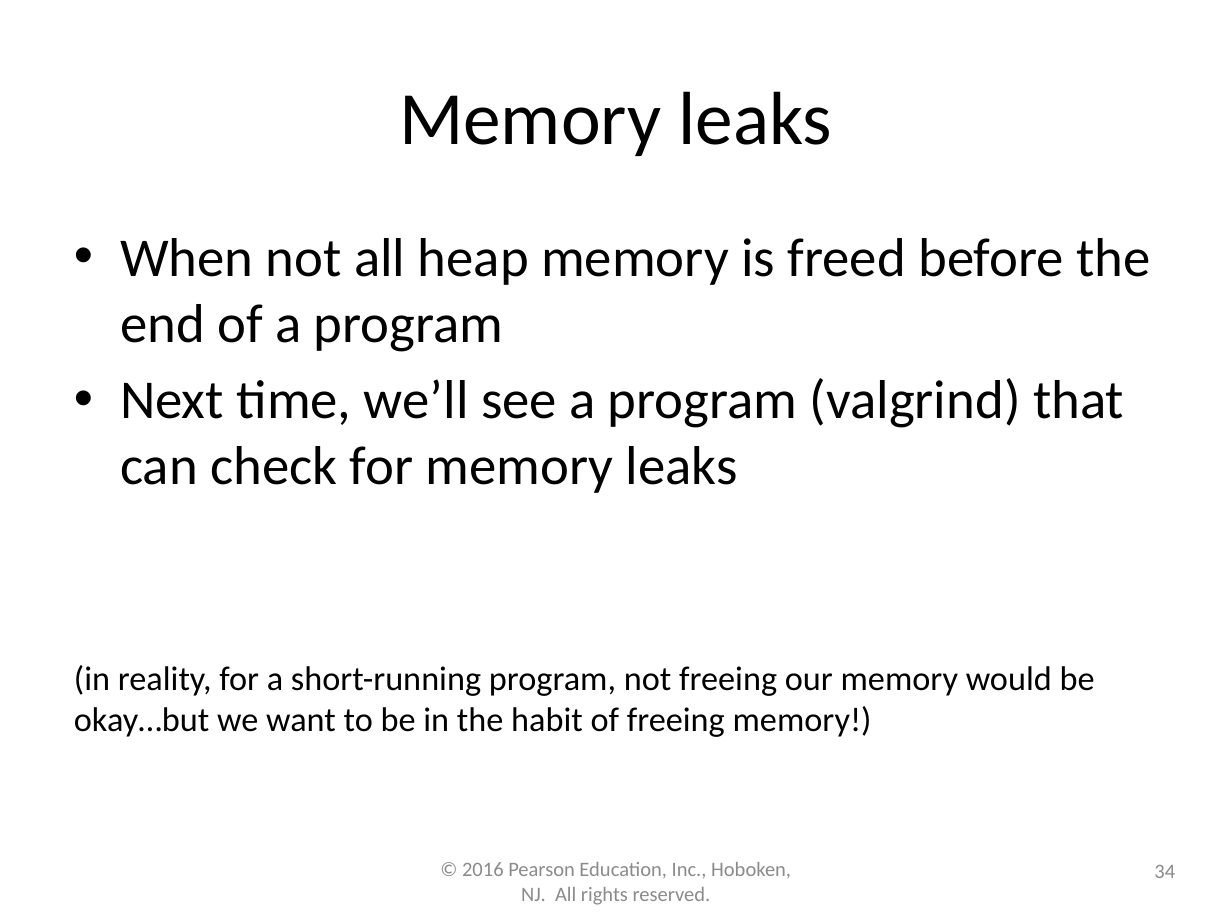
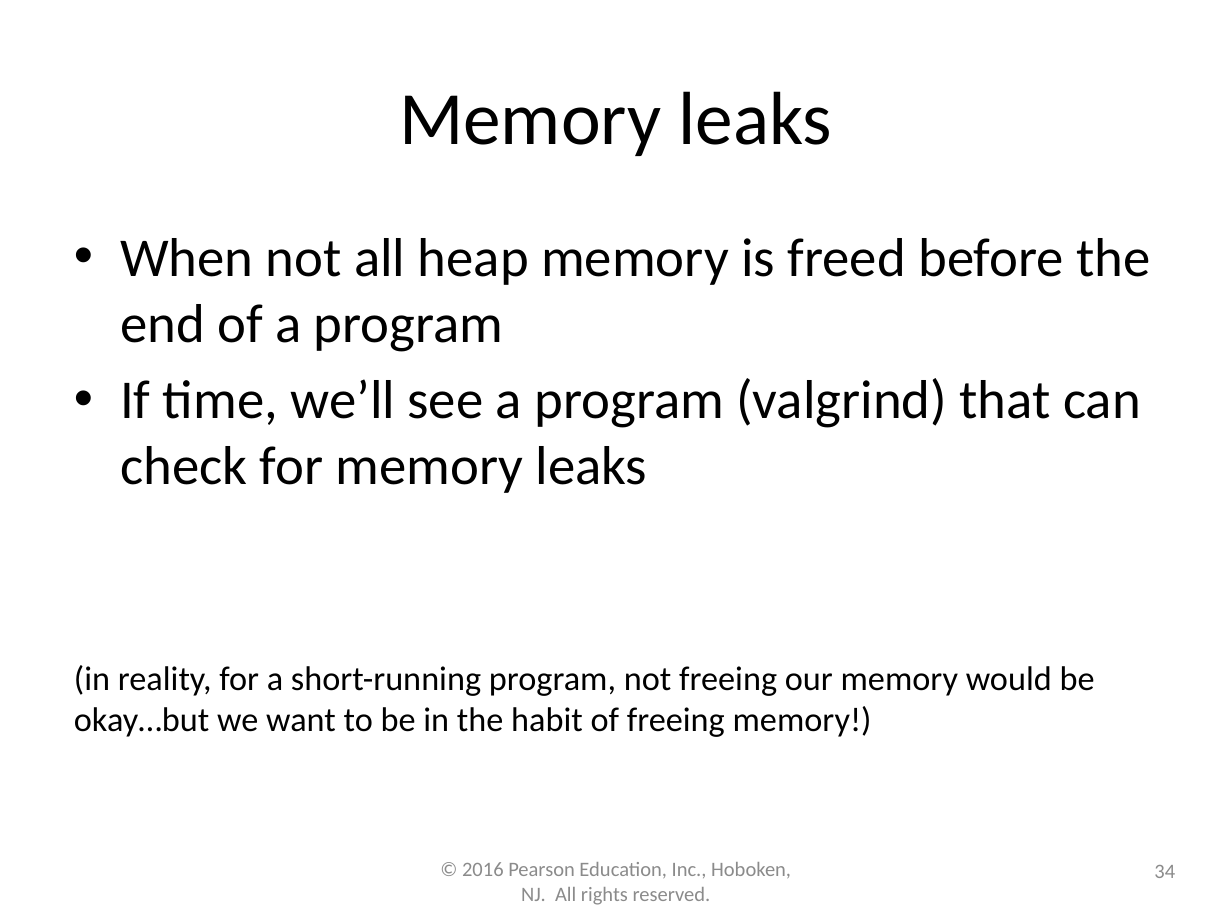
Before and after one commit to lgw2/lgw2.github.io, a slide deck: slide 34 of _teaching/csci112-fall-2023/lectures/ppts/Chapter13.pptx. Drawn at 1232x924 pixels with LibreOffice and Linux fonts; fonts in the diff are those of the drawing. Boxes give left, top, right and bottom in pixels: in the first picture for what was removed or moved away, otherwise in the second. Text is boxed around its words. In the diff, an @@ line names an element or a change of style, - is before the commit and + after.

```diff
--- a/_teaching/csci112-fall-2023/lectures/ppts/Chapter13.pptx
+++ b/_teaching/csci112-fall-2023/lectures/ppts/Chapter13.pptx
@@ text at box(120, 378, 1141, 493): text changed @@
-• Next time, we’ll see a program (valgrind) that can check for memory leaks
+• If time, we’ll see a program (valgrind) that can check for memory leaks
```
Also in this commit, not shown: 2 other slides changed, 1 slide removed, 1 other file.
